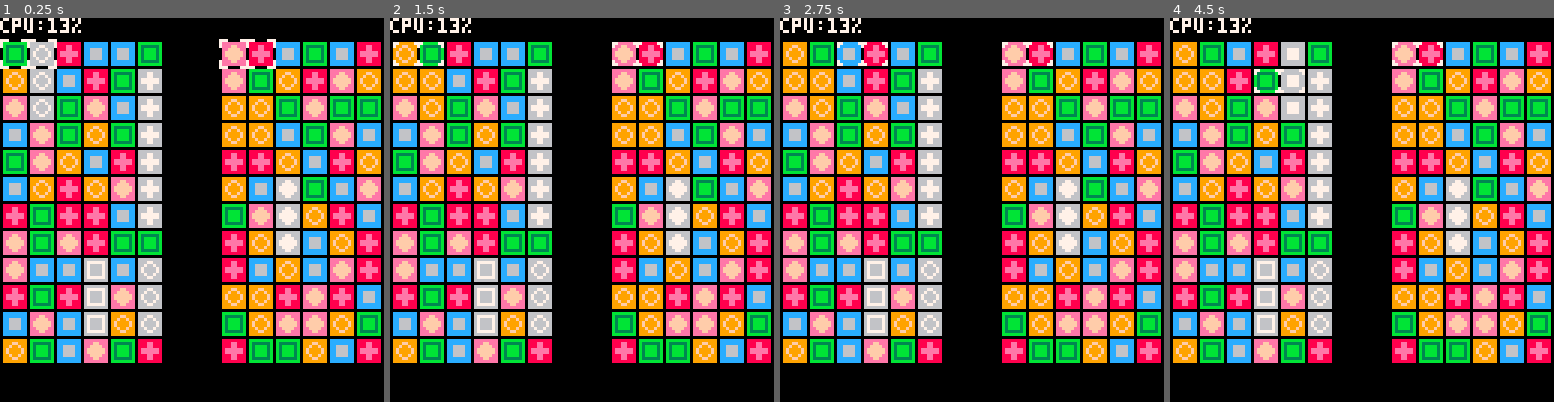
Above: before the commit, frames 1-4 (left to right).
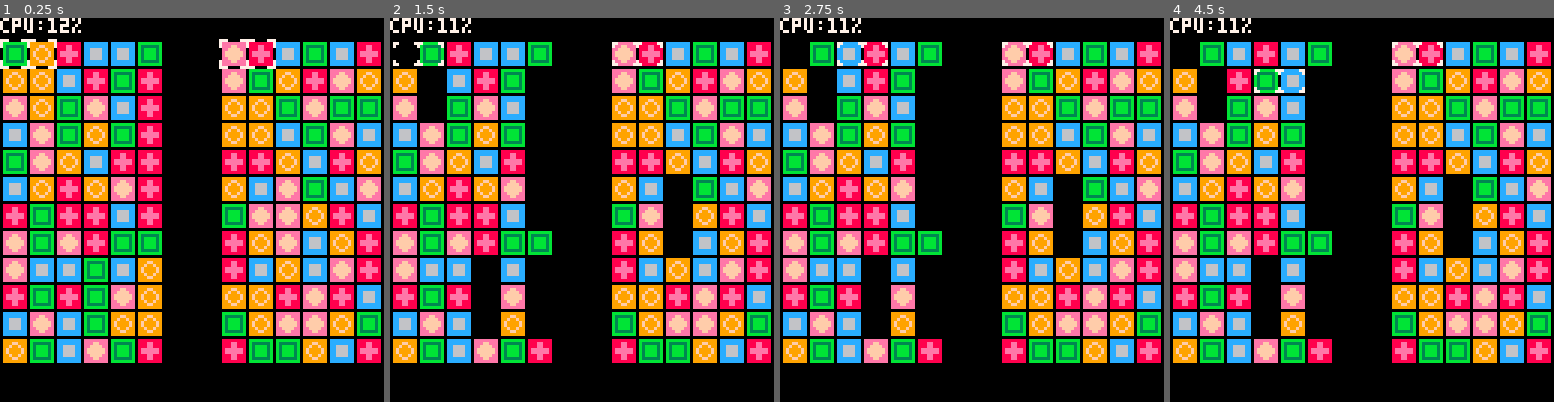
Above: after the commit, the same moments.

Repository: stevelavietes/pico8carts
Game: PICO-8 cartridge pa.p8
Same seed, same stepped clock (60 frames per second), same inputs: the game is played once before the commit and once after it.
Inputs:
- Up to frame 1 (0.25 s): no input
- Up to frame 2 (1.5 s): tap O (Z key) at 0.7 s
- Up to frame 3 (2.75 s): hold Right 1.6-2.1 s; tap O (Z key) at 1.7, 2.1, 2.5 s; hold Up 2.15-2.42 s; hold Right from 2.47 s (still down)
- Up to frame 4 (4.5 s): tap O (Z key) every 0.4 s from 2.9 to 4.1 s; release Right at 3.03 s; hold Left 3.08-3.58 s; hold Down 3.63-3.97 s; hold Right from 4.02 s (still down)

The runs differ from the first frame. In frame 1, 7.0% of the frame differs, in the area x 7-79%, y 1-83%; in frame 2, 7.0%; in frame 3, 7.1%; in frame 4, 8.2%, in the area x 0-79%, y 0-83%.

Commit message:
initial match removal logic

Diff:
--- a/pa.p8
+++ b/pa.p8
@@ -67,10 +67,16 @@
  if btnp(4, b.p) then
   local x = b.cx+1
   local y = b.cy+1
-  local v = b.t[y][x]
-  b.t[y][x] = b.t[y][x+1]
-  b.t[y][x+1] = v
-  sfx(1)
+
+  local t1 = b.t[y][x]
+  local t2 = b.t[y][x+1]
+
+  if t1.m == nil and t2.m == nil then
+   b.t[y][x] = t2
+   b.t[y][x+1] = t1
+   sfx(1)
+  end
+
  end
 
  scan_board(b)
@@ -85,8 +91,11 @@
   for w = 1,b.w do
    local t = r[w]
 
-   if t.m ~= k then
-    t.m = nil
+   if t.m then
+    if elapsed(t.m) > 20 then
+     t.m = nil
+     t.t = 0
+    end
    end
 
    if t.t > 0 and not t.m then
@@ -139,7 +148,7 @@
   for w = 1, b.w do
    local s = r[w].t
    if s > 0 then
-    if r[w].m then
+    if r[w].m and elapsed(r[w].m)%3 == 0 then
      s+=16
     end
     spr(s,(w-1)*9,(h-1)*9)
